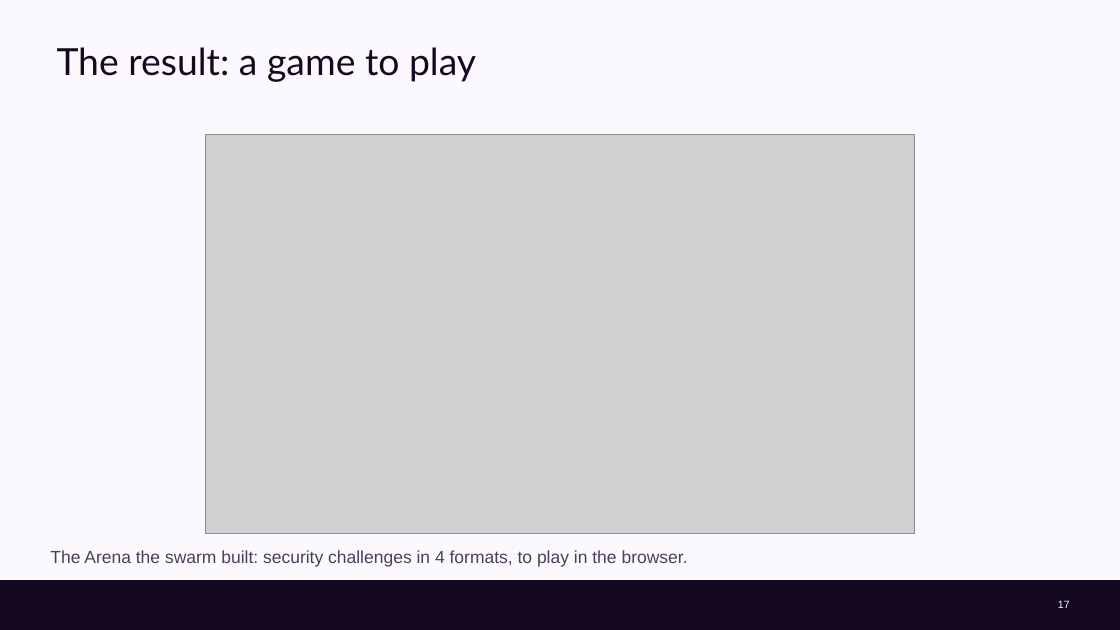
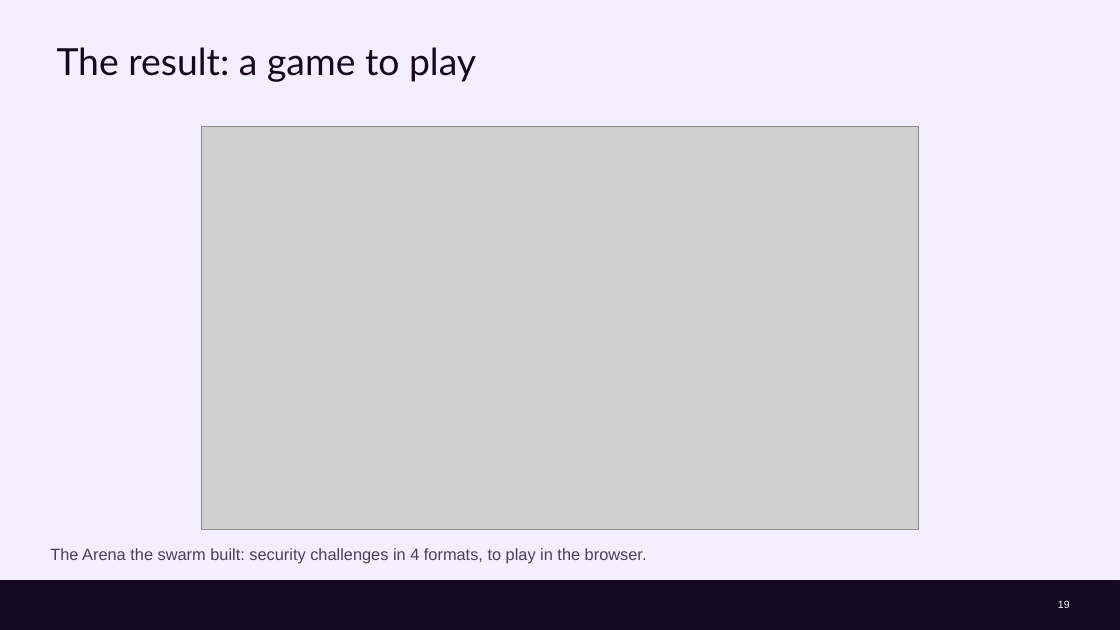
Before and after one commit to cx-guilherme-pinto/workshop-claude, a slide deck: slide 19 of slides/workshop.en.pptx (slide 17 before the commit). Drawn at 1120x630 pixels with LibreOffice and Linux fonts; fonts in the diff are those of the drawing; grey boxes stand for pictures; background and template pictures are left out. Boxes give left, top, right and bottom in pixels: in the first picture for what was removed or moved away, otherwise in the second. Text is boxed around its words. In the diff, an @@ line names an element or a change of style, - is before the commit and + after.

```diff
--- a/slides/workshop.en.pptx
+++ b/slides/workshop.en.pptx
@@ background #FCF9FE to #F4EFFE @@
@@ picture: place and size @@
-picture at box(205, 134, 914, 534)
+picture at box(202, 126, 918, 529)
@@ text "The Arena the swarm built: ..." at box(50, 548, 647, 564): size 15 to 14 pt; vertical alignment top to middle @@
@@ page number at box(1058, 600, 1070, 608): text changed @@
-17
+19
```
Also in this commit, not shown: 41 other slides changed, 1 slide added, 16 other files.
